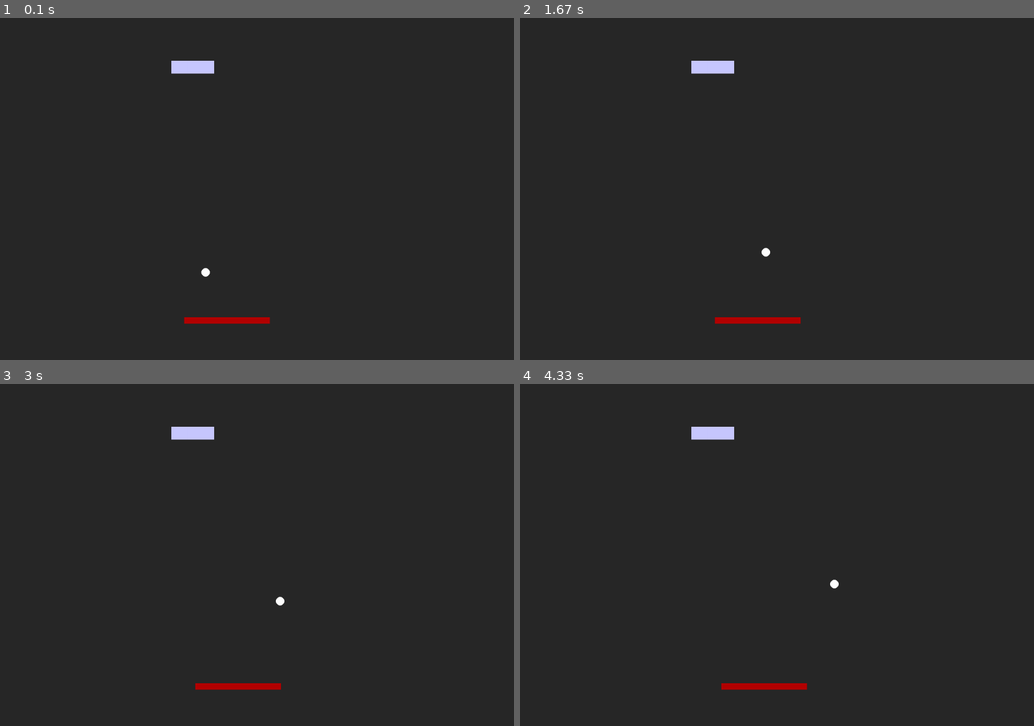
Above: before the commit, frames 1-4 (two rows, left to right).
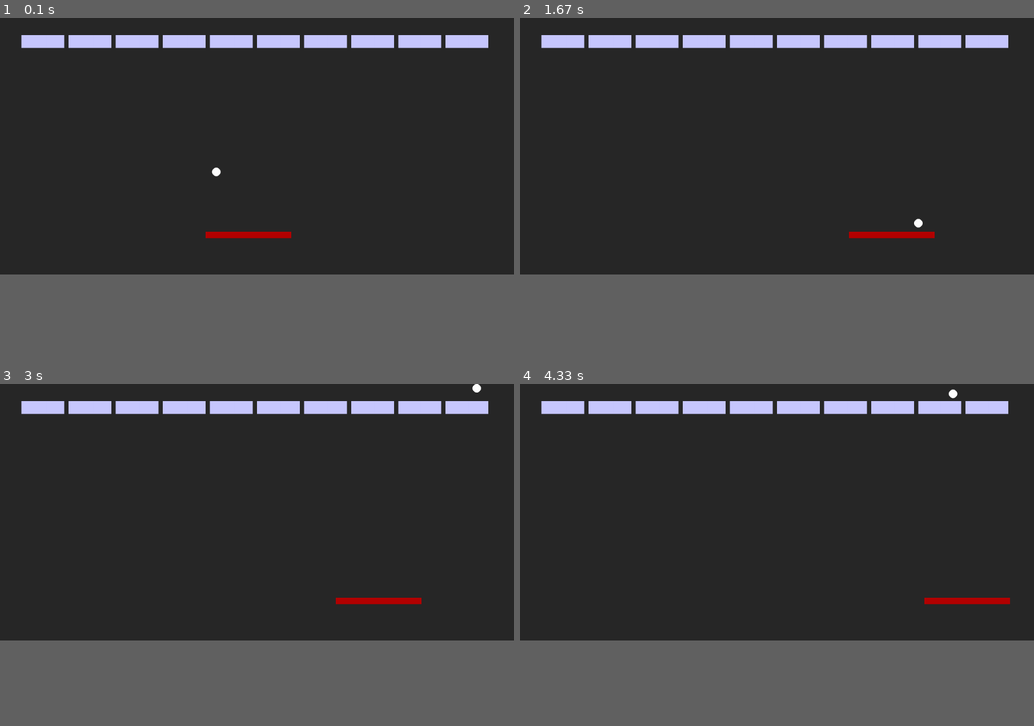
Above: after the commit, the same moments.

Repository: Kevin333221/INF-1400
Game: pygame game, started from Main.py
Same seed, same stepped clock (60 frames per second), same inputs: the game is played once before the commit and once after it.
Inputs:
- Up to frame 1 (0.1 s): no input
- Up to frame 2 (1.67 s): hold Right 0.33-0.8 s; hold Right 0.83-1.3 s; hold Left from 1.33 s (still down)
- Up to frame 3 (3 s): release Left at 1.87 s; hold Left 1.9-2.3 s; hold Right 2.33-2.97 s
- Up to frame 4 (4.33 s): hold Left 3-3.47 s; hold Right 3.5-3.97 s; hold Right from 4 s (still down)
In our replay, the window is 900x600 before the commit and 900x450 after it. These sizes can differ from the game's own. Grey fills any space a smaller window leaves; there, only what the larger window draws over its background counts as a difference.

The runs differ from the first frame. In frame 1, 4.3% of the frame differs, in the area x 4-95%, y 5-90%; in frame 2, 4.3%; in frame 3, 4.3%; in frame 4, 4.3%.

Commit message:
Add files via upload

Diff:
--- a/Ball.py
+++ b/Ball.py
@@ -3,10 +3,12 @@
 from pygame import Vector2
 
 class basic_ball:
-    def __init__(self):
-        self.pos = Vector2(470, 600)
+    def __init__(self, screen_w, screen_h, speed):
+        self.screen_w = screen_w
+        self.sceen_h = screen_h
+        self.pos = Vector2((screen_w - (3*self.screen_w)/5), screen_h - 200)
         self.r = 10
-        self.dir = Vector2(random.randint(-1, 1), -0.5)
+        self.dir = Vector2(random.randint(-speed, speed), -speed)
 
     def draw(self, surface):
         pygame.draw.circle(surface, (255, 255, 255), self.pos, self.r)
@@ -16,16 +18,16 @@
             self.pos.x = self.r
             self.dir.x *= -1
 
-        if self.pos.x + self.r > 1200:
-            self.pos.x = 1200 - self.r
+        if self.pos.x + self.r > self.screen_w:
+            self.pos.x = self.screen_w - self.r
             self.dir.x *= -1
 
         if self.pos.y - self.r < 0:
             self.pos.y = self.r
             self.dir.y *= -1
 
-        if self.pos.y + self.r > 800:
-            self.pos.y = 800 - self.r
+        if self.pos.y + self.r > self.sceen_h:
+            self.pos.y = self.sceen_h - self.r
             self.dir.y *= -1
 
         self.pos += self.dir
--- a/Enemies.py
+++ b/Enemies.py
@@ -1,11 +1,22 @@
 from pygame import Vector2
 import pygame
+import precode
 
 class basic_enemy:
-    def __init__(self):
-        self.pos = Vector2(400, 100)
+    def __init__(self, screen_w, screen_h, spacing):
+        self.screen_w = screen_w
+        self.screen_h = screen_h
+        self.pos = Vector2(50 + spacing, 40)
         self.w = 100
         self.h = 30
 
     def draw(self, surface):
         pygame.draw.rect(surface, (200, 200, 255), (self.pos.x, self.pos.y, self.w, self.h))
+
+
+    def collision_test(self, screen, ball_pos, ball_r, ball_dir, universal_speed):
+        impulse = precode.intersect_rectangle_circle(self.pos, self.w, self.h, ball_pos, ball_r, ball_dir)
+
+        if impulse:
+            ball_dir = impulse * universal_speed
+        return ball_dir
--- a/Main.py
+++ b/Main.py
@@ -5,40 +5,51 @@
 import precode
 
 pygame.init()
+universal_speed = 8
 screen_w = 1200
-screen_h = 800
+screen_h = 600
 screen = pygame.display.set_mode((screen_w, screen_h))
-user = Player.player()
-enemy1 = Enemies.basic_enemy()
-ball1 = Ball.basic_ball()
+user = Player.player(screen_w, screen_h)
+ball1 = Ball.basic_ball(screen_w, screen_h, universal_speed)
+
+num_of_enemies = 10
+bots = []
+
+for spacing, x in enumerate(range(num_of_enemies)):
+    enemy = Enemies.basic_enemy(screen_w, screen_h, spacing * 110)
+    bots.append(enemy)
+
+clock = pygame.time.Clock()
 
 running = True
 while running:
+    clock.tick(60)
     screen.fill((40,40,40))
 
+    # Handling the events
     for event in pygame.event.get():
         if event.type == pygame.QUIT:
             running = False
             pygame.quit()
 
+    # Checks if the user presses Right-key og the Left-key
     keys = pygame.key.get_pressed()
+    if keys[pygame.K_RIGHT] and user.pos.x + user.w < screen_w:
+        user.walk(universal_speed)
+    if keys[pygame.K_LEFT] and user.pos.x > 0:
+        user.walk(-universal_speed)
 
-    if keys[pygame.K_RIGHT]:
-        user.walk(0.7)
-    if keys[pygame.K_LEFT]:
-        user.walk(-0.7)
+    # Checking if the ball hit the user
+    impulse_user = precode.intersect_rectangle_circle(user.pos, user.w, user.h, ball1.pos, ball1.r, ball1.dir)
+    if impulse_user:
+        ball1.dir = impulse_user * universal_speed
 
-    impulse_enemy1 = precode.intersect_rectangle_circle(enemy1.pos, enemy1.w, enemy1.h, ball1.pos, ball1.r, ball1.dir)
-    impulse_user = precode.intersect_rectangle_circle(user.pos, user.w, user.h, ball1.pos, ball1.r, ball1.dir)
-
-    if impulse_enemy1:
-        ball1.dir = impulse_enemy1
-
-    if impulse_user:
-        ball1.dir = impulse_user
+    # Checking if the ball hits an enemy
+    for x in bots:
+        ball1.dir = x.collision_test(screen, ball1.pos, ball1.r, ball1.dir, universal_speed)
+        x.draw(screen)
 
     ball1.update()
     ball1.draw(screen)
-    enemy1.draw(screen)
     user.draw(screen)
     pygame.display.update()
--- a/Player.py
+++ b/Player.py
@@ -2,8 +2,10 @@
 import pygame
 
 class player:
-    def __init__(self):
-        self.pos = Vector2(430, 700)
+    def __init__(self, screen_w, screen_h):
+        self.screen_w = screen_w
+        self.screen_h = screen_h
+        self.pos = Vector2((screen_w - (3*self.screen_w)/5), self.screen_h - 100)
         self.w = 200
         self.h = 15
 
